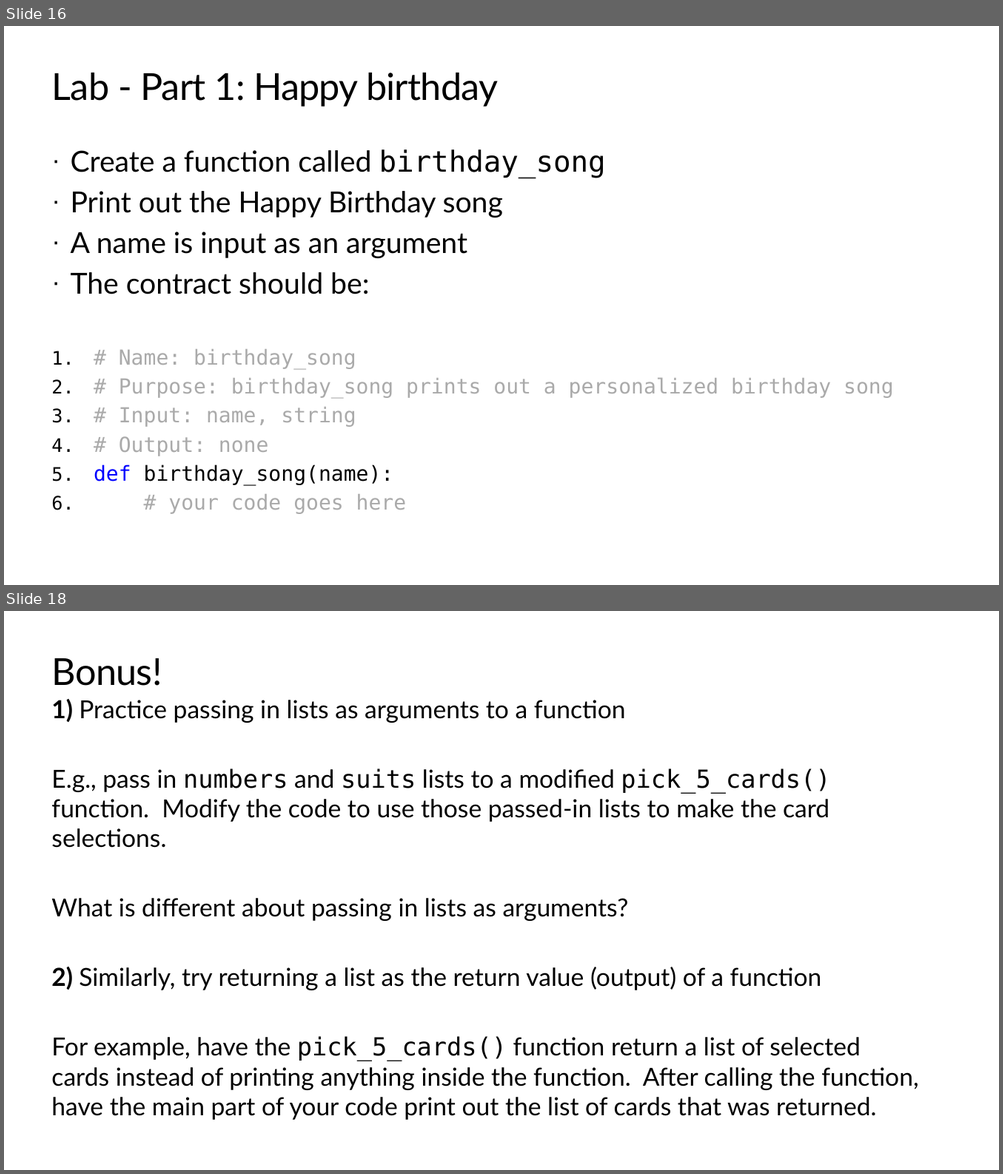
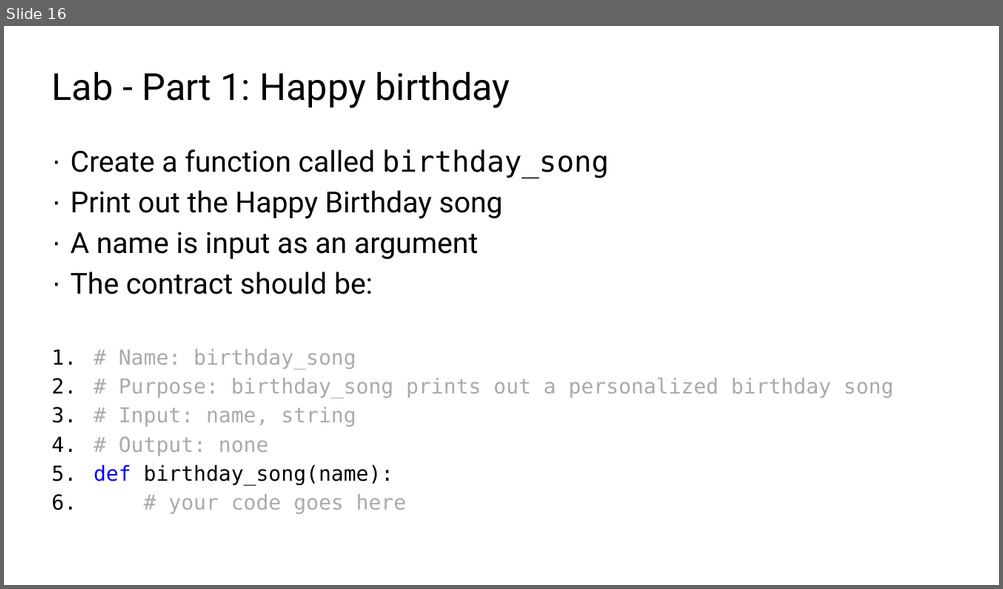
Before and after one commit to TEALSK12/2nd-semester-introduction-to-computer-science, a slide deck: docs/units/3_unit/slidedecks/Intro Python 3.02 TEALS.pptx. Shown one above the other, each under a label of ours: slides 16 and 18 before the commit, slide 16 after it; the slides between them are not shown. The pictures are 1003x1174 and 1003x589 pixels, drawn with LibreOffice and Linux fonts; fonts in the diff are those of the drawing; background and template pictures are left out. Boxes give left, top, right and bottom in pixels: in the first picture for what was removed or moved away, otherwise in the second. Text is boxed around its words. In the diff, an @@ line names an element or a change of style, - is before the commit and + after.

```diff
--- a/docs/units/3_unit/slidedecks/Intro Python 3.02 TEALS.pptx
+++ b/docs/units/3_unit/slidedecks/Intro Python 3.02 TEALS.pptx
@@ slide 18 removed at [4, 611, 999, 1170], background #FFFFFF @@
@@ title removed at [52, 658, 162, 686] @@
-Bonus!
@@ text removed at [51, 699, 918, 1116] @@
-1) Practice passing in lists as arguments to a function
-E.g., pass in numbers and suits lists to a modified pick_5_cards() function. Modify the code to use those passed-in lists to make the card selections.
-What is different about passing in lists as arguments?
-2) Similarly, try returning a list as the return value (output) of a function
-For example, have the pick_5_cards() function return a list of selected cards instead of printing anything inside the function. After calling the function, have the main part of your code print out the list of cards that was returned.
@@ slide 16 changed as well @@
@@ title "Lab - Part 1: Happy ..." at [52, 72, 510, 108]: font Lato to Roboto, letter spacing -0.5 to 0 pt @@
@@ text "Create a function called birthday_song" at [71, 150, 893, 514]: font Lato to Roboto in "Create a function called", "Print out the Happy Birthday song", "A name is input as an argument", "The contract should be:"; less space between paragraphs @@
```
Also in this commit, not shown: 15 other slides changed, 2 slides added, 1 other slide removed, 10 other files.
